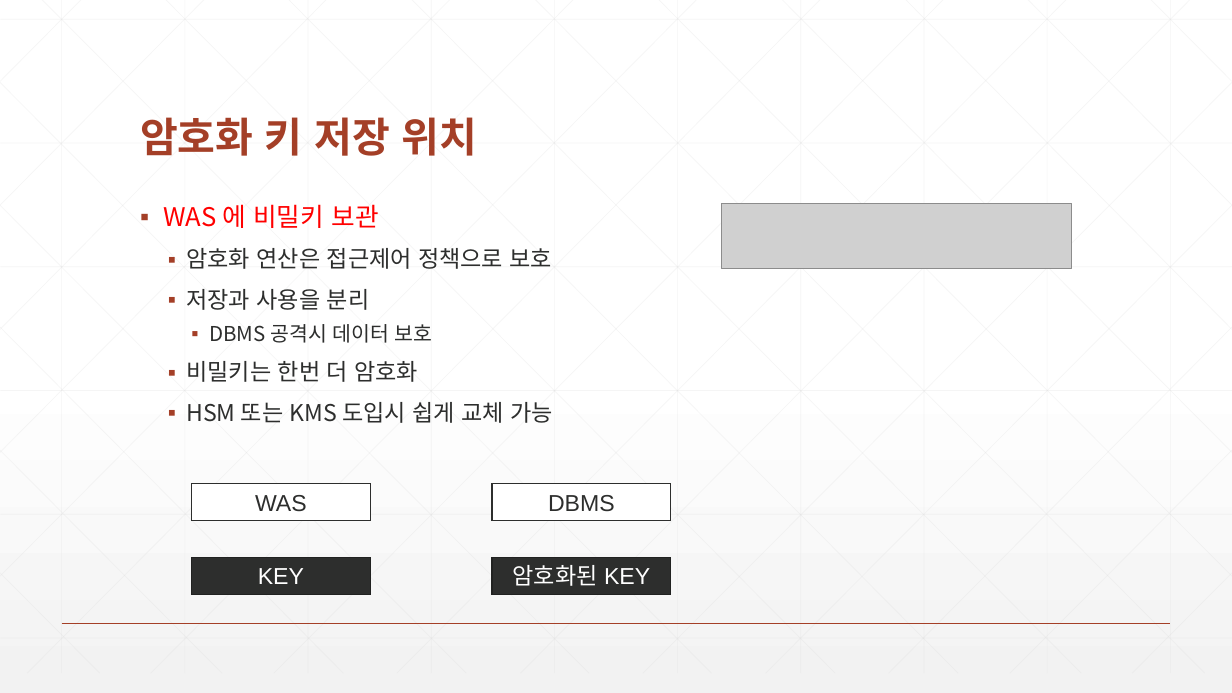
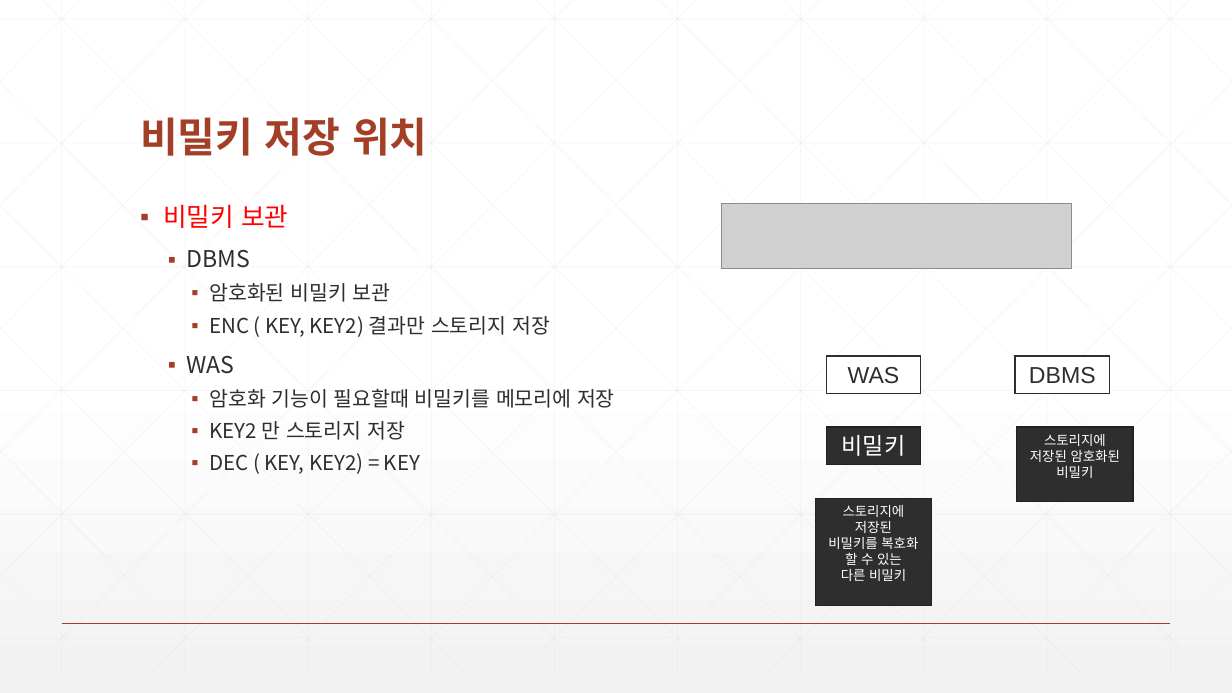
Before and after one commit to zeroshift01/code5, a slide deck: slide 3 of inflearn06/doc/6.(심화)암호화 키 저장 위치.pptx. Drawn at 1232x693 pixels with LibreOffice and Linux fonts; fonts in the diff are those of the drawing; grey boxes stand for pictures. Boxes give left, top, right and bottom in pixels: in the first picture for what was removed or moved away, otherwise in the second. Text is boxed around its words. In the diff, an @@ line names an element or a change of style, - is before the commit and + after.

```diff
--- a/inflearn06/doc/6.(심화)암호화 키 저장 위치.pptx
+++ b/inflearn06/doc/6.(심화)암호화 키 저장 위치.pptx
@@ title at <box>140,117,428,156</box>: text changed @@
-암호화 키 저장 위치
+비밀키 저장 위치
@@ text at <box>163,204,615,474</box>: text changed; size 18 to 16 pt @@
-▪ WAS 에 비밀키 보관
-  ▪ 암호화 연산은 접근제어 정책으로 보호
-  ▪ 저장과 사용을 분리
-    ▪ DBMS 공격시 데이터 보호
-  ▪ 비밀키는 한번 더 암호화
-  ▪ HSM 또는 KMS 도입시 쉽게 교체 가능
+▪ 비밀키 보관
+  ▪ DBMS
+    ▪ 암호화된 비밀키 보관
+    ▪ ENC ( KEY, KEY2) 결과만 스토리지 저장
+  ▪ WAS
+    ▪ 암호화 기능이 필요할때 비밀키를 메모리에 저장
+    ▪ KEY2 만 스토리지 저장
+    ▪ DEC ( KEY, KEY2) = KEY
@@ rectangle "WAS": place and size @@
-rectangle "WAS" at <box>191,483,370,520</box>
+rectangle "WAS" at <box>826,356,921,393</box>
@@ rectangle "DBMS": place and size @@
-rectangle "DBMS" at <box>493,483,671,520</box>
+rectangle "DBMS" at <box>1016,356,1110,393</box>
@@ rectangle added at <box>826,427,921,464</box>, fill #2D2E2D, outline #212221 1 pt, 18 pt, text #FFFFFF @@
+비밀키
@@ rectangle added at <box>1017,427,1133,502</box>, fill #2D2E2D, outline #212221 1 pt, 10.5 pt, text #FFFFFF @@
+스토리지에
+저장된 암호화된 비밀키
@@ rectangle added at <box>815,498,932,605</box>, fill #2D2E2D, outline #212221 1 pt, 10.5 pt, text #FFFFFF @@
+스토리지에
+저장된
+비밀키를 복호화 할 수 있는
+다른 비밀키
@@ rectangle removed at <box>191,557,370,594</box> @@
-KEY
@@ rectangle removed at <box>493,557,671,594</box> @@
-암호화된 KEY
```
Also in this commit, not shown: 1 other slide changed.
